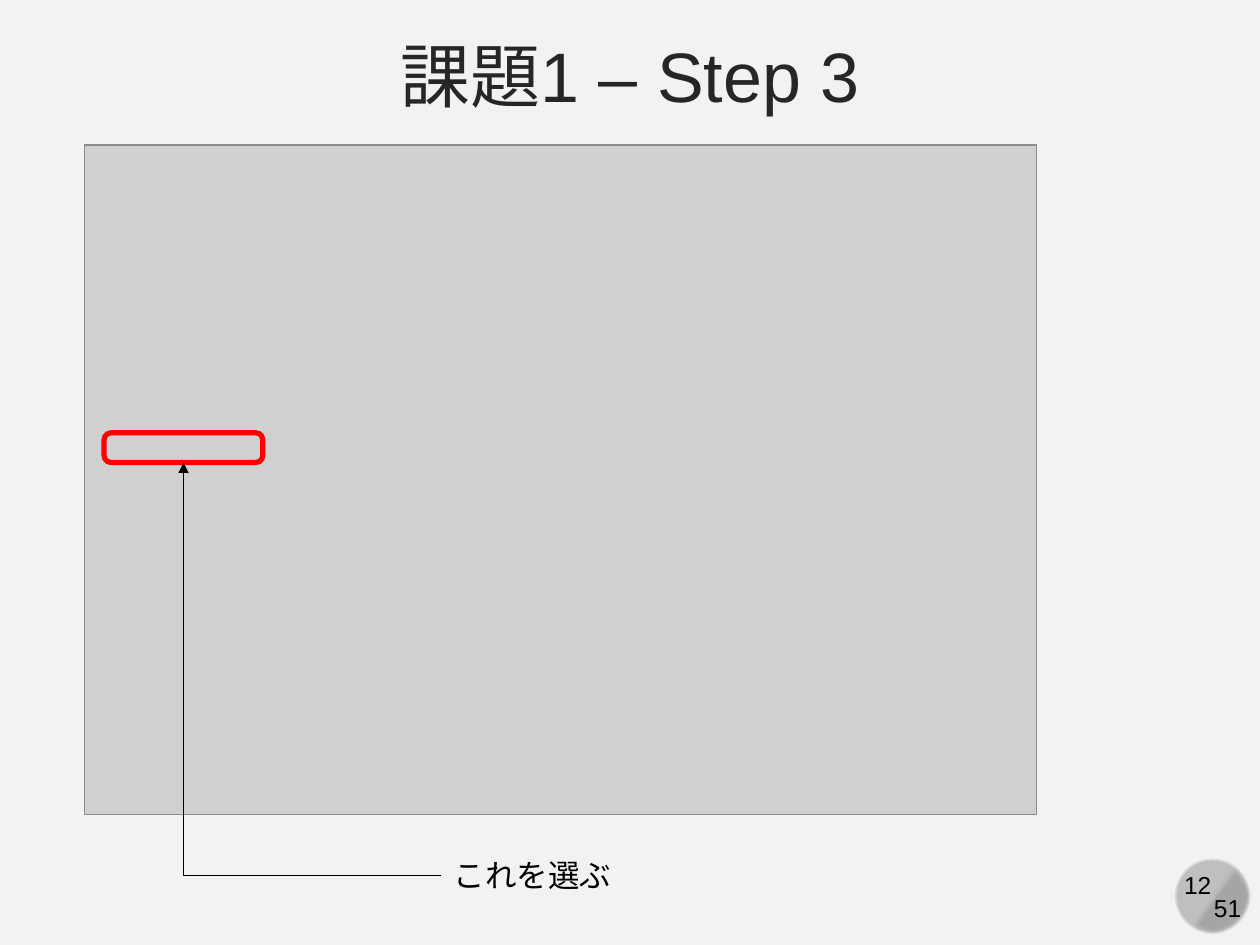
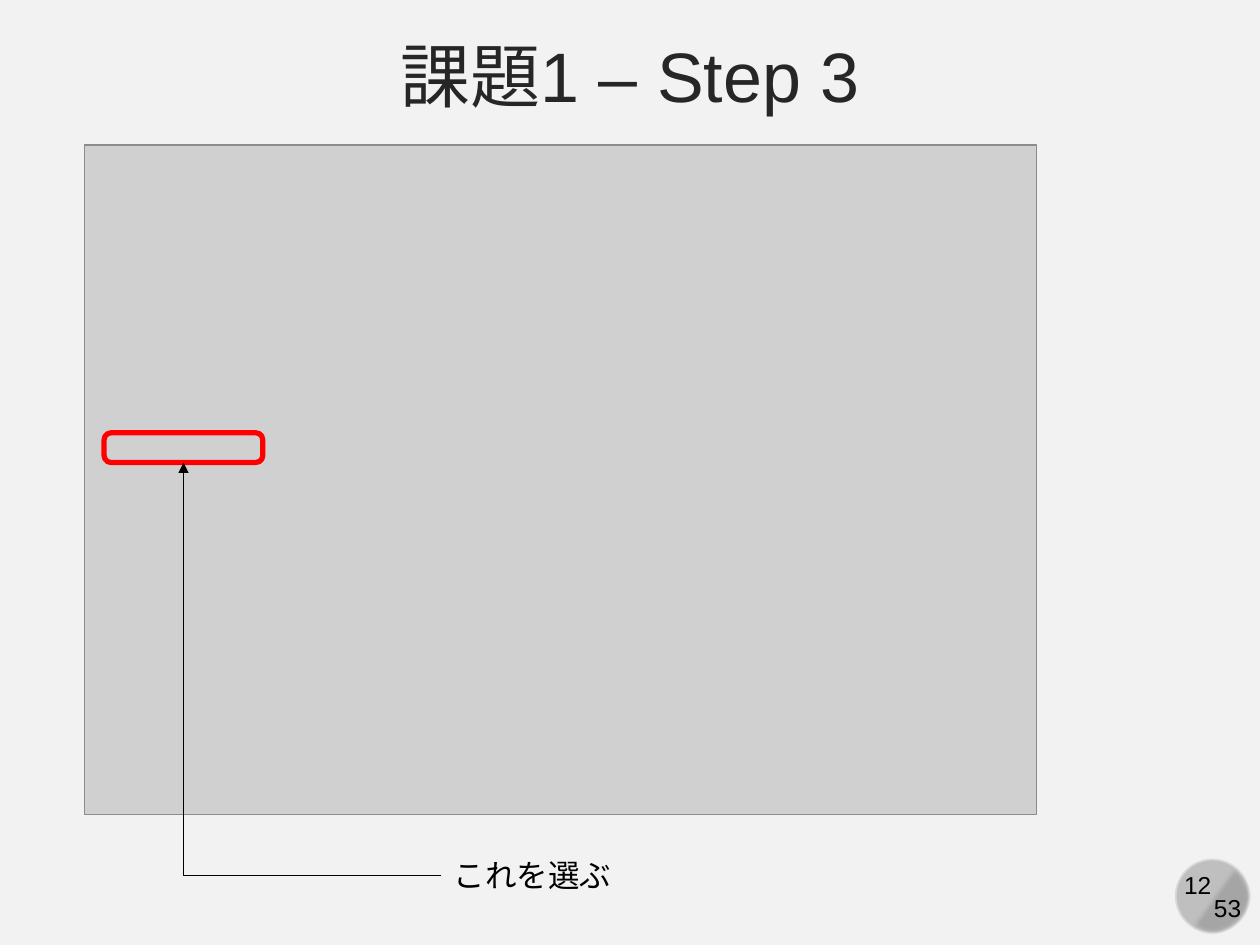
Before and after one commit to kaityo256/github, a slide deck: slide 12 of practice_github_basic/fig/slide.pptx. Drawn at 1260x945 pixels with LibreOffice and Linux fonts; fonts in the diff are those of the drawing; grey boxes stand for pictures. Boxes give left, top, right and bottom in pixels: in the first picture for what was removed or moved away, otherwise in the second. Text is boxed around its words. In the diff, an @@ line names an element or a change of style, - is before the commit and + after.

Commit message:
updates

```diff
--- a/practice_github_basic/fig/slide.pptx
+++ b/practice_github_basic/fig/slide.pptx
@@ text at (1214,900,1241,923): text changed @@
-51
+53
```
Also in this commit, not shown: 52 other slides changed.
